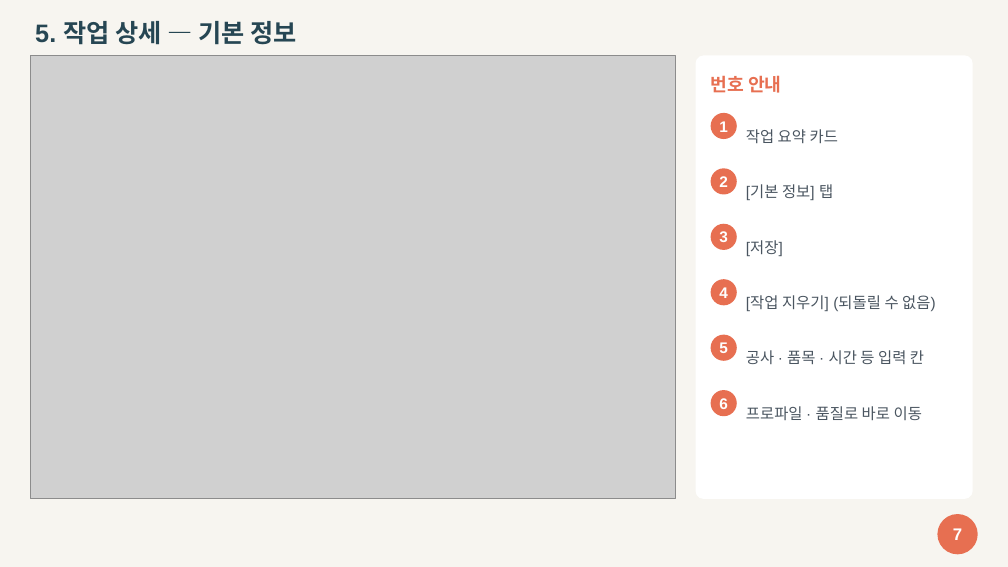
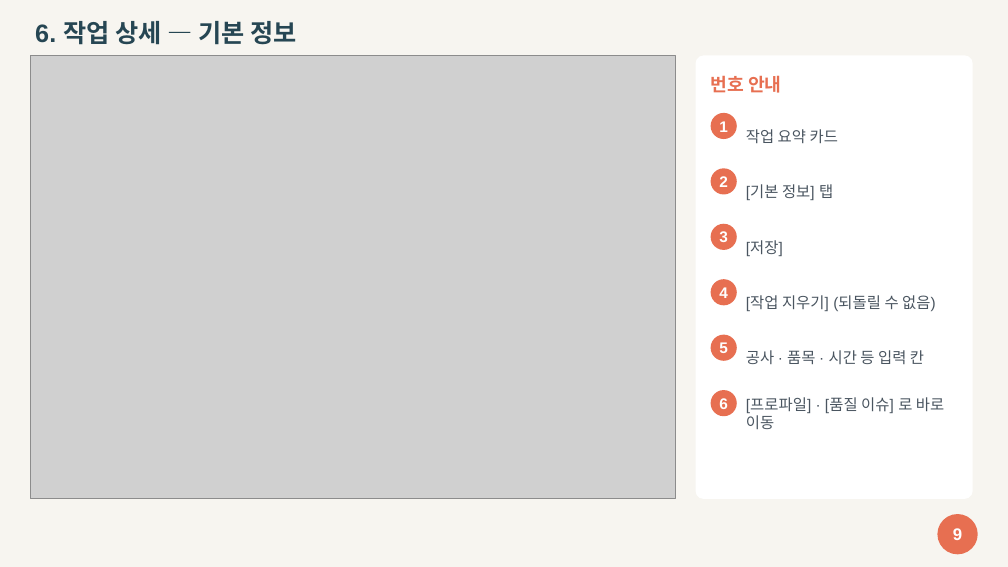
Before and after one commit to geosoft-shcho/weld-dashboard, a slide deck: slide 9 of docs/2026-10-23/작업_등록_매뉴얼.pptx (slide 7 before the commit). Drawn at 1008x567 pixels with LibreOffice and Linux fonts; fonts in the diff are those of the drawing; grey boxes stand for pictures. Boxes give left, top, right and bottom in pixels: in the first picture for what was removed or moved away, otherwise in the second. Text is boxed around its words. In the diff, an @@ line names an element or a change of style, - is before the commit and + after.

```diff
--- a/docs/2026-10-23/작업_등록_매뉴얼.pptx
+++ b/docs/2026-10-23/작업_등록_매뉴얼.pptx
@@ text at (35,21,296,45): text changed @@
-5. 작업 상세 — 기본 정보
+6. 작업 상세 — 기본 정보
@@ text at (746,397,944,429): text changed @@
-프로파일 · 품질로 바로 이동
+[프로파일] · [품질 이슈] 로 바로 이동
@@ text at (953,528,962,540): text changed @@
-7
+9
```
Also in this commit, not shown: 14 other slides changed, 3 slides added, 1 slide removed, 28 other files.
